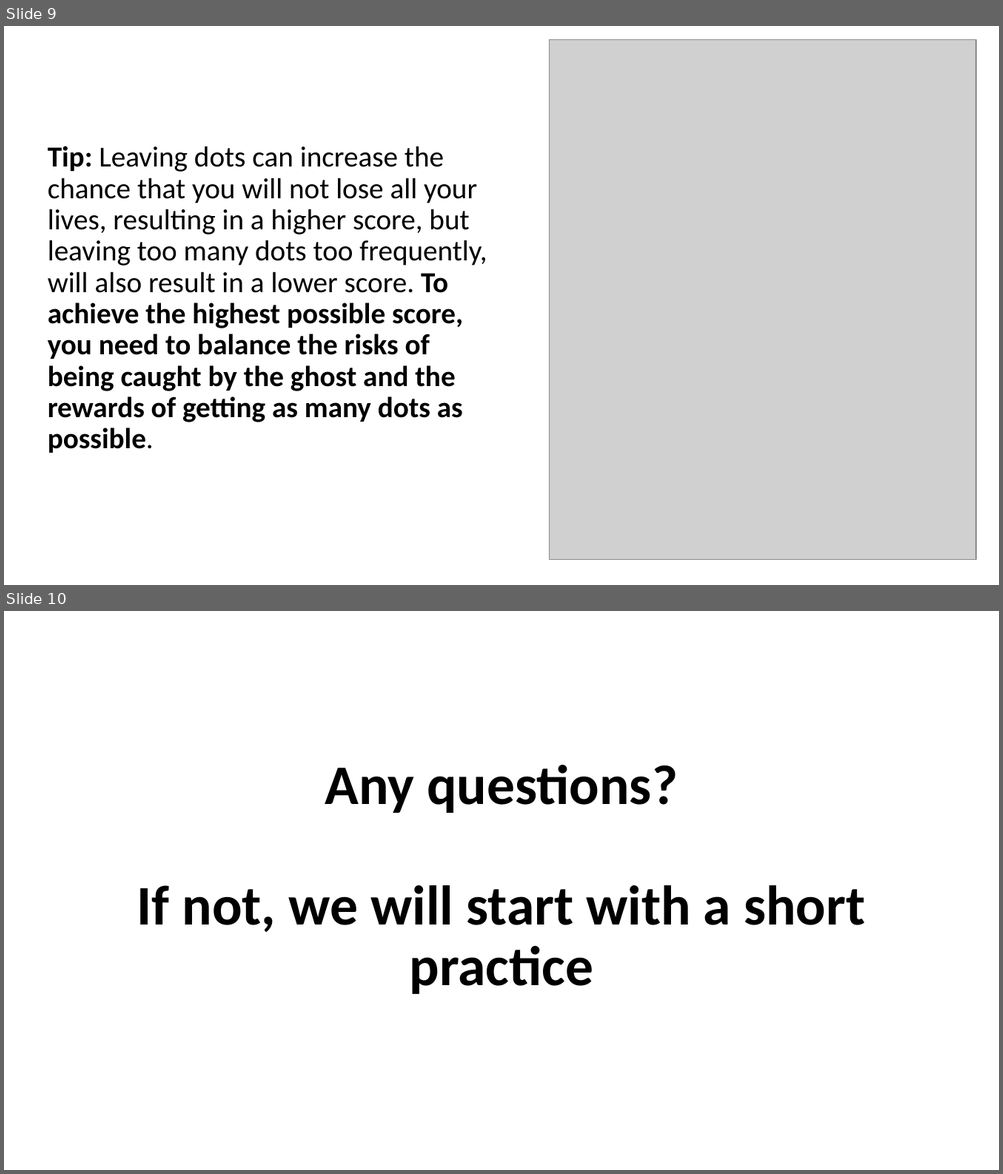
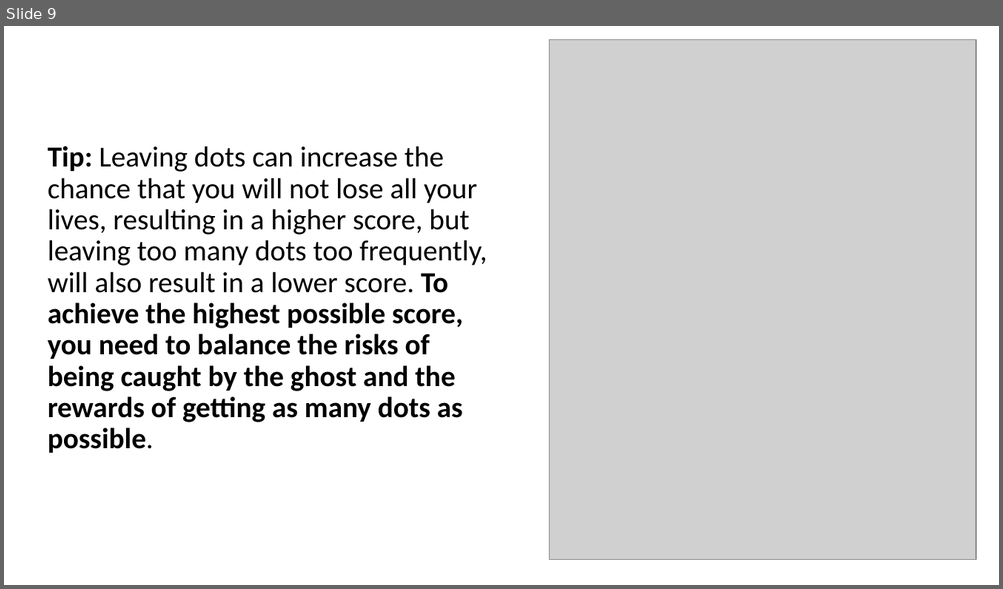
Before and after one commit to bstavel/pacman-task, a slide deck: Pacman_Instructions.pptx. Shown one above the other, each under a label of ours: slides 9 and 10 before the commit, slide 9 after it. The pictures are 1003x1174 and 1003x589 pixels, drawn with LibreOffice and Linux fonts; fonts in the diff are those of the drawing; grey boxes stand for pictures. Boxes give left, top, right and bottom in pixels: in the first picture for what was removed or moved away, otherwise in the second. Text is boxed around its words. In the diff, an @@ line names an element or a change of style, - is before the commit and + after.

```diff
--- a/Pacman_Instructions.pptx
+++ b/Pacman_Instructions.pptx
@@ slide 10 removed at <box>4,611,999,1170</box>, background #FFFFFF @@
@@ title removed at <box>136,765,865,994</box> @@
-Any questions?
-If not, we will start with a short practice
```
Also in this commit, not shown: 1 slide added, 3 other slides removed.
